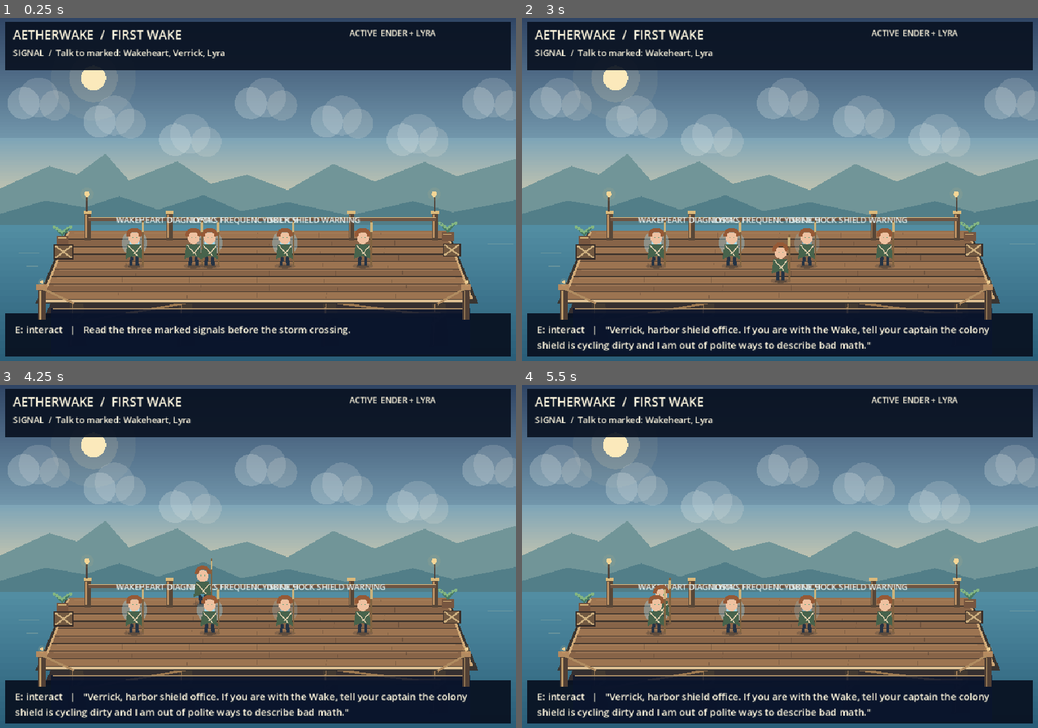
Above: before the commit, frames 1-4 (two rows, left to right).
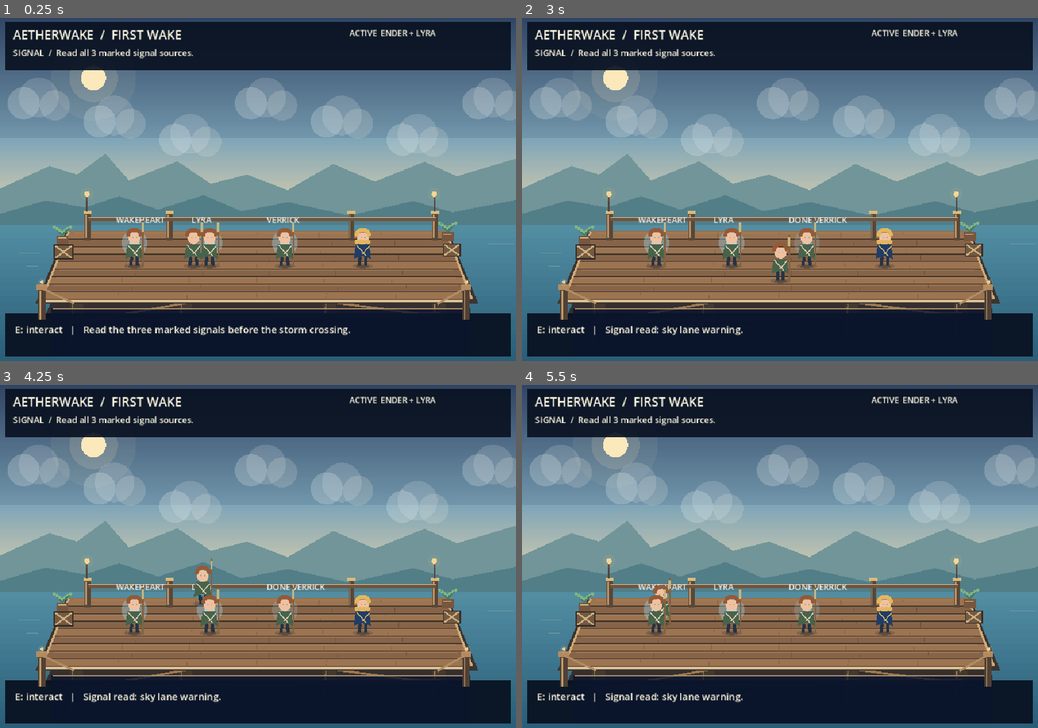
Above: after the commit, the same moments.

Repository: ndrorchestration/ToSailaStarrySky-jrpg
Game: Godot game, scene res://scenes/first_wake_chapter1_review.tscn
The game is run twice, just before and just after one commit, with the same random seed, the same clock (stepped at 60 frames per second) and the same inputs. This scene is started directly instead of the project's main scene.
Inputs:
- Up to frame 1 (0.25 s): no input
- Up to frame 2 (3 s): tap Enter at 0.5, 2 s; hold Right (ui_right) 0.53-1.28 s; tap 1 (aetherwake_ch1_choice_a) at 0.6 s; tap Space at 1.25 s; hold Down (ui_down) 1.28-2.03 s; tap 2 (aetherwake_ch1_choice_b) at 1.35 s; hold Right (ui_right) 2.03-2.78 s; tap 3 (aetherwake_ch1_choice_c) at 2.1 s; hold Up (ui_up) from 2.78 s (still down); tap E (aetherwake_ch1_interact) at 2.85 s
- Up to frame 3 (4.25 s): release Up (ui_up) at 3.53 s; hold Left (ui_left) from 3.53 s (still down); tap R at 3.6 s
- Up to frame 4 (5.5 s): tap V at 4.35 s; release Left (ui_left) at 5.03 s; hold Down (ui_down) from 5.03 s (still down); tap C at 5.1 s

The runs differ from the first frame. In frame 1, 1.1% of the frame differs, in the area x 10-73%, y 9-72%; in frame 2, 2.7%, in the area x 2-91%, y 9-97%; in frame 3, 2.7%; in frame 4, 2.7%.

Commit message:
Revert "feat(godot): bind native Chapter I scene to packaged content"
This reverts commit fcae531fae484de584a1664ffe0e36d7f135a0af.

Diff:
--- a/godot/scripts/first_wake_chapter1_review.gd
+++ b/godot/scripts/first_wake_chapter1_review.gd
@@ -6,7 +6,6 @@
 const Actor = preload("res://scripts/pilot_actor.gd")
 const DockDepthReview = preload("res://scripts/dock_depth_review.gd")
 const ChapterState = preload("res://scripts/first_wake_chapter1_state.gd")
-const ChapterContent = preload("res://scripts/first_wake_chapter1_content.gd")
 const InputPolicy = preload("res://scripts/first_wake_chapter1_input_policy.gd")
 
 const DECK_BOUNDS := Rect2(Vector2(110, 404), Vector2(740, 118))
@@ -31,8 +30,26 @@
     "corporate_salvager": Vector2(530, 465),
 }
 
+const CONTACT_NAMES := {
+    "elder_farmer": "Ionia",
+    "engine_spirit": "Wakeheart",
+    "child_prophet": "Lyra",
+    "corporate_salvager": "Verrick",
+}
+
+const SIGNAL_NAMES := {
+    "harmonic_buoy": "WAKEHEART",
+    "below_frequency": "LYRA",
+    "sky_lane_warning": "VERRICK",
+}
+
+const HAZARD_NAMES := {
+    "sky_predator": "CARGO SWEEP",
+    "wind_shear": "WIND SHEAR",
+    "corporate_intercept": "DOCK HOLD",
+}
+
 var chapter = ChapterState.new()
-var content = ChapterContent.new()
 var ender: CharacterBody2D
 var contacts: Dictionary = {}
 var headline: Label
@@ -42,12 +59,6 @@
 var last_message: String = "Read the three marked signals before the storm crossing."
 var deterministic_review_variant: String = "10+"
 
-# Exact packaged defaults used only to exercise migration parity. Production
-# stat mutation remains a separate migration step.
-var review_hull_integrity: int = 100
-var review_morale: int = 50
-var review_engine_integration: int = 0
-
 func _ready() -> void:
     InputPolicy.ensure_defaults()
 
@@ -71,9 +82,8 @@
 
     for contact_id in ChapterState.CONTACT_IDS:
         var actor := Actor.new()
-        var contact_name := content.contact_name(contact_id)
-        actor.name = contact_name.replace(" ", "") + "MigrationPlaceholder"
-        actor.character_name = contact_name
+        actor.name = CONTACT_NAMES[contact_id] + "MigrationPlaceholder"
+        actor.character_name = CONTACT_NAMES[contact_id]
         actor.player_controlled = false
         actor.walking_bounds = DECK_BOUNDS
         actor.position = CONTACT_POINTS[contact_id]
@@ -126,50 +136,28 @@
     var stage_key := chapter.stage_key()
     if stage_key == "signal":
         for signal_id in ChapterState.SIGNAL_IDS:
-            _draw_target(SIGNAL_POINTS[signal_id], content.signal_label(signal_id).to_upper(), Color("#9dd9ee"), signal_id in chapter.completed_signals)
+            _draw_target(SIGNAL_POINTS[signal_id], SIGNAL_NAMES[signal_id], Color("#9dd9ee"), signal_id in chapter.completed_signals)
     elif stage_key == "crossing":
         for hazard_id in ChapterState.HAZARD_IDS:
-            _draw_target(HAZARD_POINTS[hazard_id], content.hazard_label(hazard_id).to_upper(), Color("#f0a072"), hazard_id in chapter.completed_hazards)
+            _draw_target(HAZARD_POINTS[hazard_id], HAZARD_NAMES[hazard_id], Color("#f0a072"), hazard_id in chapter.completed_hazards)
     elif stage_key == "contact":
         _draw_target(CONTACT_POINTS["elder_farmer"], "IONIA", Color("#8cdbc8"), "elder_farmer" in chapter.contacts_met)
     elif stage_key == "choice":
-        draw_rect(Rect2(118, 108, 724, 270), Color(0.035, 0.07, 0.13, 0.94))
-        draw_rect(Rect2(122, 112, 716, 262), Color("#355168"), false, 2.0)
-        draw_string(ThemeDB.fallback_font, Vector2(146, 148), "THE STORM ASKS FOR A DECISION", HORIZONTAL_ALIGNMENT_LEFT, -1, 23, Color("#fff1ce"))
-        var choice_y := 190.0
-        for index in range(ChapterState.CHOICE_IDS.size()):
-            var path_id: String = ChapterState.CHOICE_IDS[index]
-            draw_string(
-                ThemeDB.fallback_font,
-                Vector2(146, choice_y),
-                "%d  %s" % [index + 1, content.choice_label(path_id)],
-                HORIZONTAL_ALIGNMENT_LEFT,
-                -1,
-                19,
-                Color("#d7eaf0")
-            )
-            draw_string(
-                ThemeDB.fallback_font,
-                Vector2(174, choice_y + 25),
-                content.choice_description(path_id),
-                HORIZONTAL_ALIGNMENT_LEFT,
-                620,
-                15,
-                Color("#9fc1cf")
-            )
-            choice_y += 62.0
+        draw_rect(Rect2(126, 120, 708, 226), Color(0.035, 0.07, 0.13, 0.94))
+        draw_rect(Rect2(130, 124, 700, 218), Color("#355168"), false, 2.0)
+        draw_string(ThemeDB.fallback_font, Vector2(154, 162), "THE STORM ASKS FOR A DECISION", HORIZONTAL_ALIGNMENT_LEFT, -1, 23, Color("#fff1ce"))
+        draw_string(ThemeDB.fallback_font, Vector2(154, 205), "1  Leave early / Beat the storm", HORIZONTAL_ALIGNMENT_LEFT, -1, 20, Color("#d7eaf0"))
+        draw_string(ThemeDB.fallback_font, Vector2(154, 245), "2  Hold dock / Stabilize the colony shield", HORIZONTAL_ALIGNMENT_LEFT, -1, 20, Color("#d7eaf0"))
+        draw_string(ThemeDB.fallback_font, Vector2(154, 285), "3  Project shield / Cover the berths", HORIZONTAL_ALIGNMENT_LEFT, -1, 20, Color("#d7eaf0"))
     elif stage_key == "wake":
         draw_circle(CONTACT_POINTS["elder_farmer"] + Vector2(0, -52), 34.0, Color(0.55, 0.92, 0.82, 0.13))
         draw_circle(CONTACT_POINTS["elder_farmer"] + Vector2(0, -52), 14.0, Color("#8cdbc8"))
         draw_string(ThemeDB.fallback_font, CONTACT_POINTS["elder_farmer"] + Vector2(-66, -88), "WAKE RESOLUTION", HORIZONTAL_ALIGNMENT_LEFT, -1, 17, Color("#fff1ce"))
-        draw_string(ThemeDB.fallback_font, Vector2(150, 150), content.choice_label(chapter.choice_path), HORIZONTAL_ALIGNMENT_LEFT, 660, 20, Color("#fff1ce"))
     elif stage_key == "done":
-        var resolved := content.epilogue(chapter.epilogue_id)
-        var epilogue_name := str(resolved.get("name", chapter.epilogue_id))
-        draw_rect(Rect2(150, 136, 660, 250), Color(0.035, 0.07, 0.13, 0.95))
-        draw_rect(Rect2(154, 140, 652, 242), Color("#8cdbc8"), false, 2.0)
-        draw_string(ThemeDB.fallback_font, Vector2(270, 195), "CHAPTER I COMPLETE", HORIZONTAL_ALIGNMENT_LEFT, -1, 28, Color("#fff1ce"))
-        draw_string(ThemeDB.fallback_font, Vector2(222, 250), epilogue_name.to_upper(), HORIZONTAL_ALIGNMENT_LEFT, 520, 21, Color("#d7eaf0"))
+        draw_rect(Rect2(180, 160, 600, 210), Color(0.035, 0.07, 0.13, 0.95))
+        draw_rect(Rect2(184, 164, 592, 202), Color("#8cdbc8"), false, 2.0)
+        draw_string(ThemeDB.fallback_font, Vector2(292, 222), "CHAPTER I COMPLETE", HORIZONTAL_ALIGNMENT_LEFT, -1, 28, Color("#fff1ce"))
+        draw_string(ThemeDB.fallback_font, Vector2(258, 278), "Native migration review boundary reached.", HORIZONTAL_ALIGNMENT_LEFT, -1, 20, Color("#d7eaf0"))
 
 func _draw_target(point: Vector2, label_text: String, target_color: Color, completed: bool) -> void:
     var color := Color(target_color, 0.20 if completed else 0.38)
@@ -201,21 +189,23 @@
 func complete_signal_contact(signal_id: String) -> bool:
     if signal_id not in ChapterState.SIGNAL_IDS:
         return false
-    var contact_id: String = content.signal_contact_id(signal_id)
-    if contact_id.is_empty():
-        return false
+    var signal_to_contact: Dictionary = {
+        "harmonic_buoy": "engine_spirit",
+        "below_frequency": "child_prophet",
+        "sky_lane_warning": "corporate_salvager",
+    }
+    var contact_id: String = str(signal_to_contact[signal_id])
     chapter.meet_contact(contact_id)
     if not chapter.complete_signal(signal_id):
         return false
-    var intro := content.contact_dialogue(contact_id, "intro")
-    last_message = str(intro[0]) if not intro.is_empty() else content.signal_label(signal_id)
+    last_message = "Signal read: " + signal_id.replace("_", " ") + "."
     _after_progress()
     return true
 
 func complete_hazard_review(hazard_id: String) -> bool:
     if not chapter.complete_hazard(hazard_id):
         return false
-    last_message = "Crossing cleared: " + content.hazard_label(hazard_id) + "."
+    last_message = "Crossing cleared: " + hazard_id.replace("_", " ") + "."
     _after_progress()
     return true
 
@@ -224,15 +214,14 @@
         return false
     if not chapter.meet_contact("elder_farmer"):
         return false
-    var ionia_intro := content.contact_dialogue("elder_farmer", "intro")
-    last_message = str(ionia_intro[0]) if not ionia_intro.is_empty() else "All four voices are in. Decide how the Wake answers."
+    last_message = "Ionia: All four voices are in. Decide how the Wake answers."
     _after_progress()
     return true
 
 func choose_path_review(path_id: String) -> bool:
     if not chapter.choose_path(path_id, deterministic_review_variant):
         return false
-    last_message = content.choice_outcome(path_id, deterministic_review_variant)
+    last_message = "Choice recorded: " + path_id + ". Return to Ionia for the migration-review Wake resolution."
     ender.player_controlled = true
     _after_progress()
     return true
@@ -240,18 +229,9 @@
 func resolve_wake_review() -> bool:
     if chapter.stage_key() != "wake":
         return false
-    var resolved := content.resolve_epilogue(
-        chapter.choice_path,
-        review_hull_integrity,
-        review_morale,
-        review_engine_integration
-    )
-    if resolved.is_empty():
-        return false
-    var resolved_id := str(resolved["id"])
-    if not chapter.complete_wake(resolved_id):
-        return false
-    last_message = str(resolved["text"])
+    if not chapter.complete_wake("migration_review_" + chapter.choice_path):
+        return false
+    last_message = "Chapter I migration boundary complete. Canon epilogue resolution is intentionally not inferred here."
     ender.player_controlled = false
     _after_progress()
     return true
@@ -324,4 +304,17 @@
         hint.text = InputPolicy.primary_label(InputPolicy.INTERACT) + ": interact   |   " + last_message
 
 func _objective_text() -> String:
-    return content.objective_for(chapter)
+    match chapter.stage_key():
+        "signal":
+            return "Read all 3 marked signal sources."
+        "crossing":
+            return "Resolve all 3 marked crossing hazards."
+        "contact":
+            return "Talk to Ionia; the other three contacts already carry forward."
+        "choice":
+            return "Choose how the Wake answers the storm."
+        "wake":
+            return "Return to Ionia to resolve the native migration boundary."
+        "done":
+            return "Explicit Chapter I completion reached."
+    return ""
